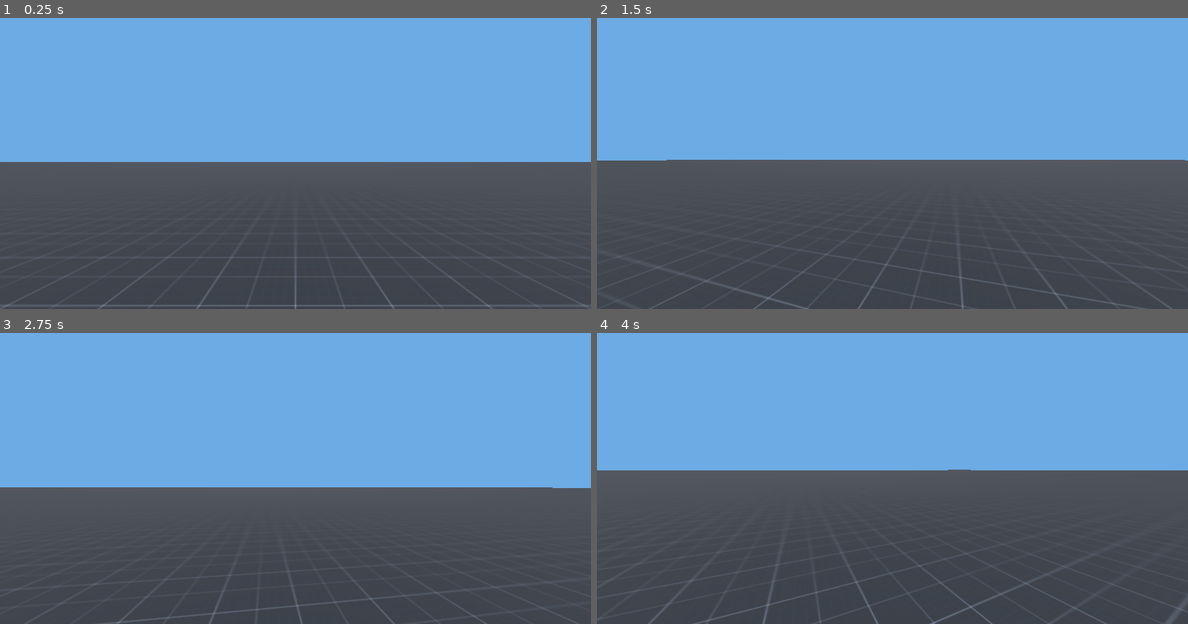
Above: before the commit, frames 1-4 (two rows, left to right).
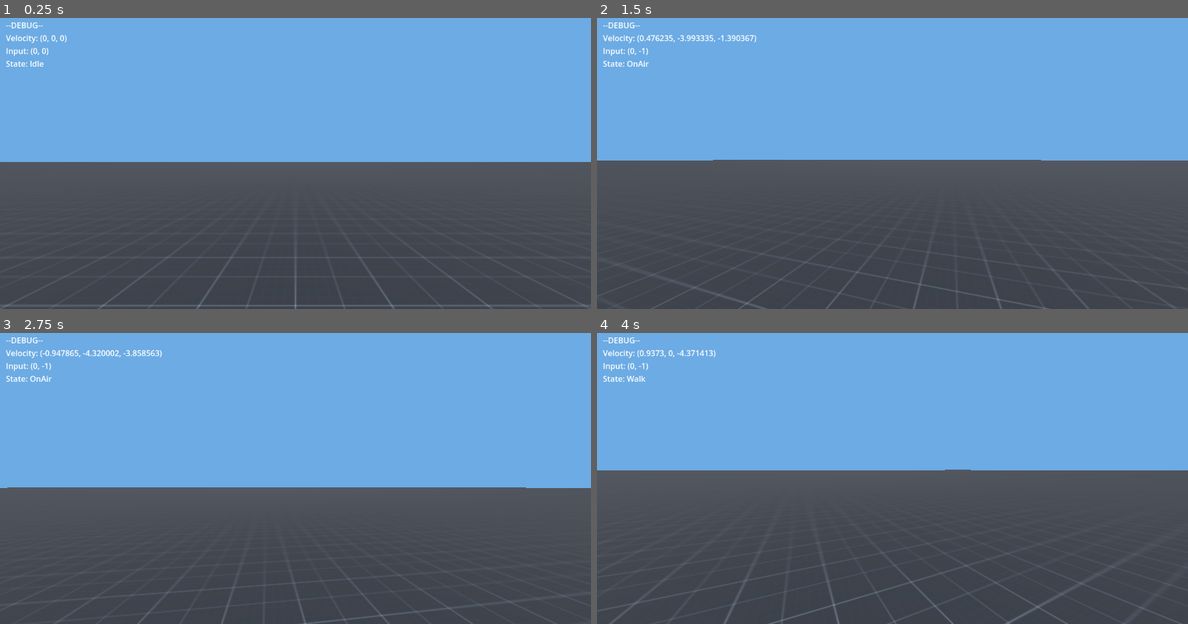
Above: after the commit, the same moments.

Repository: Polar4ik/Neysat
Game: Godot game, scene res://scenes/world.tscn
Same seed, same stepped clock (60 frames per second), same inputs: the game is played once before the commit and once after it.
Inputs (mouse positions are in pixels of both pictures, inside the frame that each line leads up to):
- Up to frame 1 (0.25 s): no input
- Up to frame 2 (1.5 s): tap Enter at 0.5 s; move the mouse to (922, 160) at 0.52 s; hold W (forward) from 0.53 s (still down); tap Space (jump) at 0.6, 0.77, 1.07, 1.35 s; move the mouse to (862, 163) at 1.27 s
- Up to frame 3 (2.75 s): keep holding W (forward); tap Space (jump) at 1.52, 1.82, 2.1 s; move the mouse to (307, 469) at 2.02 s
- Up to frame 4 (4 s): keep holding W (forward); move the mouse to (886, 481) at 2.77 s; tap Space (jump) at 2.85, 3.02, 3.32, 3.6, 3.77 s; move the mouse to (933, 478) at 3.52 s

The runs differ from the first frame. In frame 1, 0.3% of the frame differs, in the area x 1-12%, y 1-17%; in frame 2, 1.4%; in frame 3, 1.1%; in frame 4, 1.5%, in the area x 0-100%, y 1-100%.

Commit message:
BugFix: Player stoping after jump; Add: DebugInfo

Diff:
--- /dev/null
+++ b/core/singleton/DebugInfo.gd
@@ -0,0 +1,6 @@
+extends Node
+
+var player_velocity: Vector3
+var player_state: String
+
+var input_velocity: Vector2
--- a/core/singleton/EventsInput.gd
+++ b/core/singleton/EventsInput.gd
@@ -1,5 +1,5 @@
 extends Node
 
-signal move()
+#signal move()
 signal move_input(input_vec)
 signal jump()
--- a/objects/player.tscn
+++ b/objects/player.tscn
@@ -9,6 +9,16 @@
 [ext_resource type="Script" path="res://scripts/state machine/states/on_air.gd" id="7_pr0ir"]
 
 [sub_resource type="CapsuleShape3D" id="CapsuleShape3D_il1up"]
+
+[sub_resource type="GDScript" id="GDScript_a8owo"]
+script/source = "extends Node
+
+@onready var player: CharacterBody3D = $\"..\"
+
+func _process(_delta: float) -> void:
+	DI.player_velocity = player.velocity
+	DI.player_state = $\"../StateMachine\".curent_state.name
+"
 
 [node name="Player" type="CharacterBody3D"]
 script = ExtResource("1_oon62")
@@ -40,3 +50,6 @@
 
 [node name="OnAir" type="Node" parent="StateMachine"]
 script = ExtResource("7_pr0ir")
+
+[node name="DEBUG" type="Node" parent="."]
+script = SubResource("GDScript_a8owo")
--- a/project.godot
+++ b/project.godot
@@ -18,6 +18,7 @@
 [autoload]
 
 EI="*res://core/singleton/EventsInput.gd"
+DI="*res://core/singleton/DebugInfo.gd"
 
 [display]
 
--- a/scenes/world.tscn
+++ b/scenes/world.tscn
@@ -10,6 +10,16 @@
 [sub_resource type="StandardMaterial3D" id="StandardMaterial3D_k6fq4"]
 albedo_texture = ExtResource("1_ks1wt")
 uv1_triplanar = true
+
+[sub_resource type="GDScript" id="GDScript_o3xxy"]
+script/source = "extends Label
+
+func _process(_delta: float) -> void:
+	text = \"--DEBUG--
+	Velocity: %s
+	Input: %s
+	State: %s\" % [DI.player_velocity, DI.input_velocity, DI.player_state]
+"
 
 [node name="Node3D" type="Node3D"]
 
@@ -26,3 +36,32 @@
 
 [node name="Player" parent="." instance=ExtResource("1_vnx3j")]
 transform = Transform3D(1, 0, 0, 0, 1, 0, 0, 0, 1, 0, 1.5, 0)
+
+[node name="UI" type="Control" parent="."]
+layout_mode = 3
+anchors_preset = 15
+anchor_right = 1.0
+anchor_bottom = 1.0
+grow_horizontal = 2
+grow_vertical = 2
+mouse_filter = 1
+
+[node name="MarginContainer" type="MarginContainer" parent="UI"]
+layout_mode = 1
+anchors_preset = 15
+anchor_right = 1.0
+anchor_bottom = 1.0
+grow_horizontal = 2
+grow_vertical = 2
+theme_override_constants/margin_left = 12
+theme_override_constants/margin_top = 12
+theme_override_constants/margin_right = 12
+theme_override_constants/margin_bottom = 12
+
+[node name="Label" type="Label" parent="UI/MarginContainer"]
+layout_mode = 2
+size_flags_vertical = 0
+text = "--DEBUG--
+Velocity: []
+"
+script = SubResource("GDScript_o3xxy")
--- a/scripts/input_handler.gd
+++ b/scripts/input_handler.gd
@@ -1,11 +1,17 @@
 extends Node
 
 @onready var head: Marker3D = $"../Head"
+@onready var player: CharacterBody3D = $".."
 
 var sensity: float = 0.005
 
 func _ready() -> void:
 	Input.mouse_mode = Input.MOUSE_MODE_CAPTURED
+
+func _process(_delta: float) -> void:
+	var input_vec: Vector2 = Input.get_vector("left", "right", "forward", "back")
+
+	DI.input_velocity = input_vec
 
 func _unhandled_input(event: InputEvent) -> void:
 	if event is InputEventMouseMotion:
@@ -21,7 +27,7 @@
 
 
 func rotation_head(event: InputEventMouseMotion) -> void:
-	head.rotation.y += -event.relative.x * sensity
+	player.rotation.y += -event.relative.x * sensity
 
 	head.rotation.x += -event.relative.y * sensity
 	head.rotation_degrees.x = clamp(head.rotation_degrees.x, -90, 90)
@@ -29,5 +35,5 @@
 func input_move() -> void:
 	var input_vec: Vector2 = Input.get_vector("left", "right", "forward", "back")
 
-	EI.move.emit()
+#	EI.move.emit()
 	EI.move_input.emit(input_vec)
--- a/scripts/state machine/states/idle.gd
+++ b/scripts/state machine/states/idle.gd
@@ -2,10 +2,25 @@
 
 @onready var player: CharacterBody3D = $"../.."
 
+var input_vec
+
 func _ready() -> void:
-	EI.move.connect(func(): change.emit(self, "walk"))
+	EI.move_input.connect(func(iv):
+		input_vec = iv
+		change.emit(self, "walk"))
 	EI.jump.connect(func(): change.emit(self, "jump"))
 
-func physics_update(_delta: float) -> void:
+func enter() -> void:
+	if input_vec:
+		change.emit(self, "walk")
+
+func update(_delta: float) -> void:
 	if !player.is_on_floor():
 		change.emit(self, "onair")
+
+func physics_update(delta: float) -> void:
+	slow(delta)
+
+func slow(delta: float) -> void:
+	player.velocity.x = lerpf(player.velocity.x, 0.0, delta * 9.0)
+	player.velocity.z = lerpf(player.velocity.z, 0.0, delta * 9.0)
--- a/scripts/state machine/states/walk.gd
+++ b/scripts/state machine/states/walk.gd
@@ -1,29 +1,28 @@
 extends State
+class_name Walk
 
 @onready var player: CharacterBody3D = $"../.."
 @onready var head: Marker3D = $"../../Head"
 
 var speed: float = 5.0
-var friction: float = 9.0
-var acceleration: float = 0.2
 
 var input_vec: Vector2
-var direction
+var direction: Vector3
 
 func _ready() -> void:
 	EI.move_input.connect(func(iv): input_vec = iv)
+	EI.jump.connect(func(): change.emit(self, "jump"))
 
 func update(_delta: float) -> void:
-	print(direction)
 
 	if input_vec == Vector2.ZERO:
 		change.emit(self, "idle")
 
-func physics_update(_delta: float) -> void:
-	move()
+func physics_update(delta: float) -> void:
+	move(delta)
 
-func move() -> void:
-	direction = (Basis(Quaternion(Vector3(0, 1, 0), head.rotation.y)) * Vector3(input_vec.x, 0, input_vec.y)).normalized()
+func move(delta: float) -> void:
+	direction = (player.transform.basis * Vector3(input_vec.x, 0, input_vec.y)).normalized()
 
-	player.velocity.x = speed * direction.x
-	player.velocity.z = speed * direction.z
+	player.velocity.x = lerpf(player.velocity.x, speed * direction.x, delta * 5.0)
+	player.velocity.z = lerpf(player.velocity.z, speed * direction.z, delta * 5.0)
Not shown: 1 places in objects/player.tscn that only renumber resources
Not shown: 1 places in scenes/world.tscn that only renumber resources
